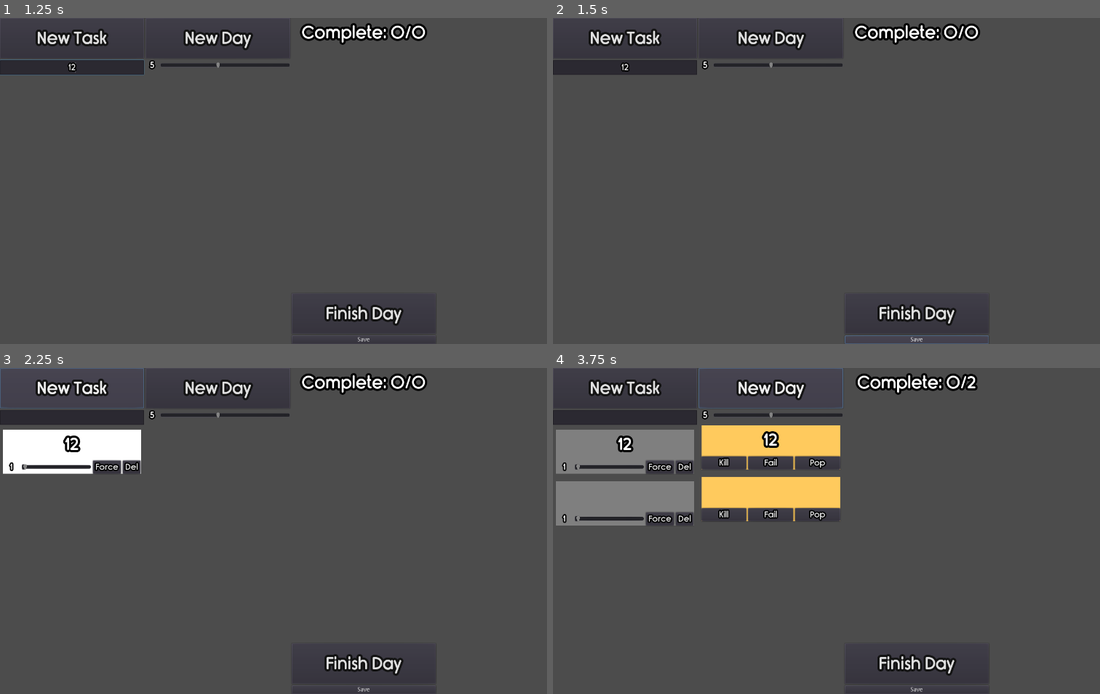
Above: before the commit, frames 1-4 (two rows, left to right).
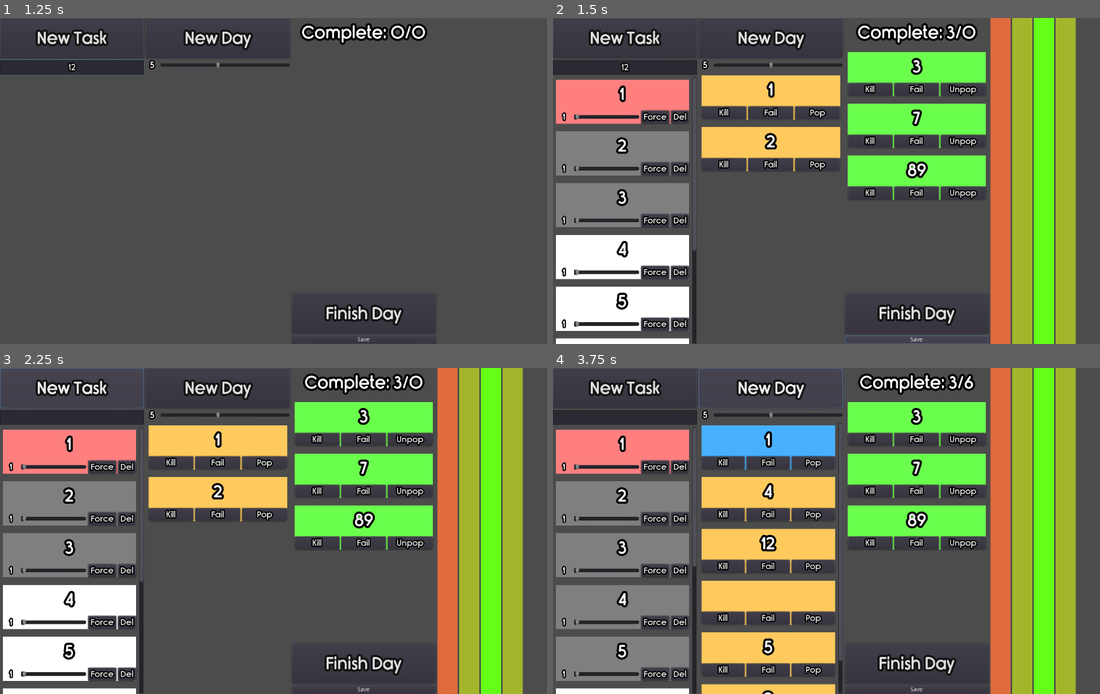
Above: after the commit, the same moments.

Repository: Tzeryushi/Daily-Driving
Game: Godot game, scene res://MainBlock.tscn
The game is run twice, just before and just after one commit, with the same random seed, the same clock (stepped at 60 frames per second) and the same inputs.
Inputs (mouse positions are in pixels of both pictures, inside the frame that each line leads up to):
- Up to frame 1 (1.25 s): click (71, 66) at 0.52 s; type "12" at 0.6 s
- Up to frame 2 (1.5 s): click "Save" at 1.25 s
- Up to frame 3 (2.25 s): click "New Task" at 2 s
- Up to frame 4 (3.75 s): click "New Task" at 2.75 s; click "New Day" at 3.5 s

Frame 1 is identical in both runs. In frame 2, 45% of the frame differs, in the area x 0-96%, y 0-100%; in frame 3, 45%; in frame 4, 49%.

Commit message:
Loading working
Needs cleaning out of other cells, save and load on startup, and finished

Diff:
--- a/DailyTaskContainer.gd
+++ b/DailyTaskContainer.gd
@@ -22,6 +22,12 @@
 	task_number_label.text = String(number_of_tasks)
 	task_number_slider.value = number_of_tasks
 #get list of nodes within the pool, select amount based on priority
+
+func add_element(origin:Element, is_popped:bool) -> void:
+	var new_element = _create_new_element(origin.get_title(), origin)
+	origin.link_daily_node(new_element)
+	if is_popped:
+		new_element.pop()
 
 func _create_new_element(title:String, origin:Node) -> Node:
 	var temp_element = daily_element.instance()
--- a/Element.gd
+++ b/Element.gd
@@ -59,6 +59,10 @@
 func _on_Delete_pressed():
 	destroy() # Replace with function body.
 
+func set_priority(value:float) -> void:
+	priority = value
+	priority_text = value
+
 func _on_PriorityInput_value_changed(value):
 	priority = float(value)
 	priority_text.text = String(value)
--- a/ElementContainer.gd
+++ b/ElementContainer.gd
@@ -7,6 +7,17 @@
 export var new_element : PackedScene
 
 signal forced(node)
+
+func add_element(new_title:String, new_priority:float, is_forced:bool, has_daily:bool) -> Element:
+	var temp_element = new_element.instance()
+	pool.add_child(temp_element)
+	temp_element.set_title(new_title)
+	temp_element.connect("destroy", self, "_on_element_delete", [temp_element])
+	temp_element.connect("forced", self, "_on_element_forced", [temp_element])
+	temp_element.set_force(is_forced)
+	temp_element.set_used(has_daily)
+	temp_element.set_priority(new_priority)
+	return temp_element
 
 func _create_new_element(title:String) -> void:
 	var temp_element = new_element.instance()
--- a/Main.gd
+++ b/Main.gd
@@ -3,6 +3,7 @@
 const SAVE_PATH := "res://save.json"
 
 onready var element_container = $HBoxContainer/ElementContainer
+onready var daily_container = $HBoxContainer/DailyTaskContainer
 onready var calendar_container = $HBoxContainer/Calendar
 
 var element_list: Resource = SaveElement.new()
@@ -32,6 +33,24 @@
 	_file.store_string(json_string)
 	_file.close()
 
+func load_state() -> void:
+	var error := _file.open(SAVE_PATH, File.READ)
+	if error != OK:
+		printerr("Could not open %s. Error code %s" % [SAVE_PATH, error])
+		return
+
+	var content := _file.get_as_text()
+	_file.close()
+
+	var data: Dictionary = JSON.parse(content).result
+	var element_keys = data.elements.keys()
+	var count = 0
+	for i in range(0, element_keys.size()):
+		var temp_element = element_container.add_element(element_keys[i], data.elements[element_keys[i]]["priority"], data.elements[element_keys[i]]["force"], data.elements[element_keys[i]]["daily"])
+		if data.elements[element_keys[i]]["daily"]:
+			daily_container.add_element(temp_element, data.elements[element_keys[i]]["popped"])
+	for i in data.calendar:
+		calendar_container.add_day(i)
 
 func _on_Save_pressed():
-	save_state()
+	load_state()
--- a/save.json
+++ b/save.json
@@ -1 +1 @@
-{"elements":{"1":{"priority":1,"force":true,"daily":true,"popped":false},"2":{"priority":1,"force":false,"daily":false,"popped":false},"3":{"priority":1,"force":false,"daily":false,"popped":false},"4":{"priority":1,"force":false,"daily":true,"popped":true},"5":{"priority":1,"force":false,"daily":true,"popped":true},"6":{"priority":1,"force":false,"daily":true,"popped":false},"7":{"priority":1,"force":false,"daily":true,"popped":false},"8":{"priority":1,"force":false,"daily":true,"popped":false},"9":{"priority":1,"force":false,"daily":false,"popped":false}},"calendar":[0,0.333333,0.833333,0.833333,0.833333,0.833333,0.833333,0.5,0.333333,0.333333]}
+{"elements":{"1":{"priority":1,"force":true,"daily":true,"popped":false},"2":{"priority":1,"force":false,"daily":true,"popped":false},"3":{"priority":1,"force":false,"daily":true,"popped":true},"4":{"priority":1,"force":false,"daily":false,"popped":false},"5":{"priority":1,"force":false,"daily":false,"popped":false},"6":{"priority":1,"force":false,"daily":false,"popped":false},"7":{"priority":1,"force":false,"daily":true,"popped":true},"89":{"priority":1,"force":false,"daily":true,"popped":true}},"calendar":[0.2,0.6,1,0.6]}
